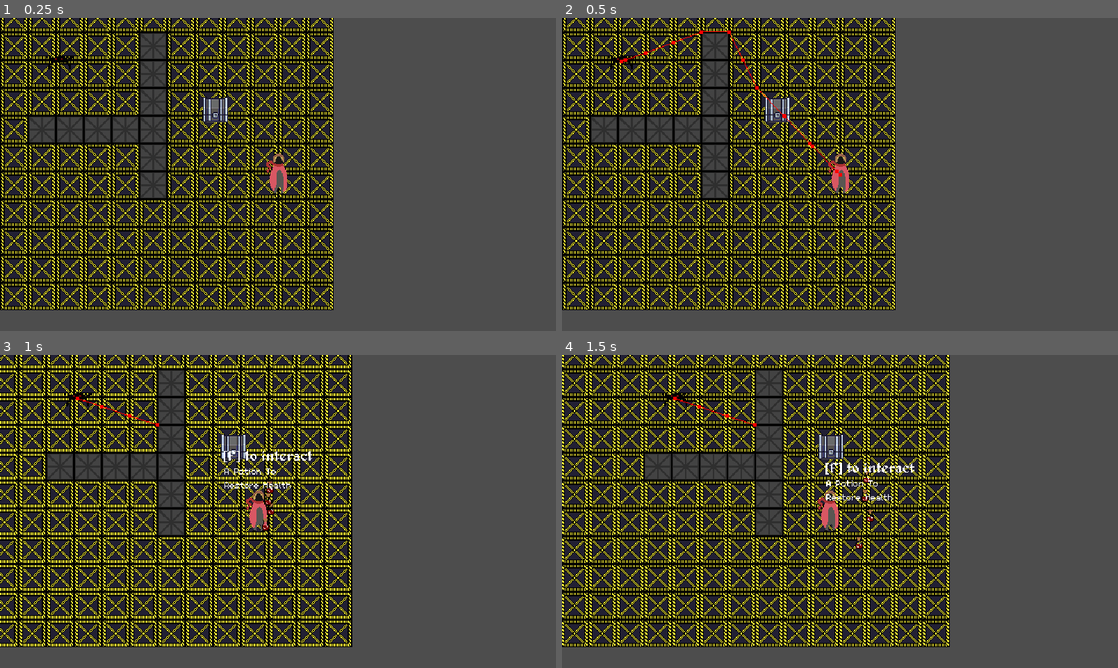
Above: before the commit, frames 1-4 (two rows, left to right).
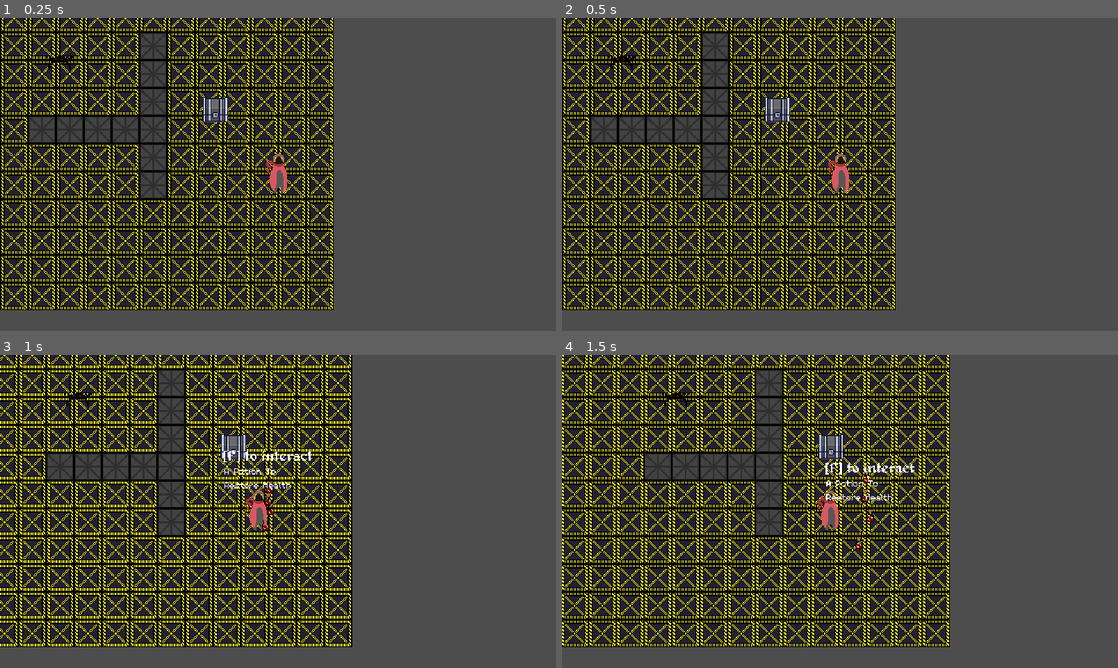
Above: after the commit, the same moments.

Repository: ArmanAmeri/9-Days-To-Live
Game: Godot game, scene res://Scenes/Main/scene_manager.tscn
Two runs of this game, one before a commit and one after it. Both use one fixed random seed, a clock stepped at 60 frames per second and the inputs below.
Inputs:
- Up to frame 1 (0.25 s): no input
- Up to frame 2 (0.5 s): no input
- Up to frame 3 (1 s): hold A (a) from 0.53 s (still down); tap Space (ui_select) at 0.77 s; tap D (d) at 0.8 s
- Up to frame 4 (1.5 s): release A (a) at 1.28 s; tap D (d) at 1.35 s

Frame 1 is identical in both runs. In frame 2, 0.2% of the frame differs, in the area x 10-51%, y 4-51%; in frame 3, less than 0.1%; in frame 4, less than 0.1%.

Commit message:
Pathfinding LOS (WORKS KINDA :))

Diff:
--- a/Scripts/Components/pathfinding_component.gd
+++ b/Scripts/Components/pathfinding_component.gd
@@ -5,38 +5,57 @@
 @onready var ray_cast: RayCast2D = $RayCast2D
 @onready var recalculation_timer: Timer = $RecalculationTimer
 
-var player_visible: bool = true
-var last_seen_position: Vector2
+var player_visible: bool = false
+var last_seen_position: Vector2 = Vector2.ZERO  # Last known player position
+var stopping_distance: float = 5.0  # Distance threshold to stop at the target
+var reached_last_position: bool = true  # Whether the enemy reached the last seen position
 
 signal move_input(direction: Vector2)
 
 func _ready() -> void:
 	recalculation_timer.start()
 
+func _physics_process(_delta: float) -> void:
+	# RayCast2D always looks at the player
+	ray_cast.look_at(player.global_position)
 
-func _physics_process(_delta: float) -> void:
-	ray_cast.look_at(player.global_position)
-	if nav_agent.is_navigation_finished():
+	# Check player visibility with RayCast2D
+	player_visible = is_player_visible()
+
+	# Stop moving if the enemy has reached the last known position
+	if nav_agent.is_navigation_finished() and is_at_target():
+		reached_last_position = true
 		return
-	var direction = to_local(nav_agent.get_next_path_position()).normalized()
+
+	# Handle movement if not at the target
+	if not reached_last_position:
+		var direction = to_local(nav_agent.get_next_path_position()).normalized()
+		move_input.emit(direction)
+	else: move_input.emit(Vector2(0, 0))
+
+# RayCast2D visibility logic
+func is_player_visible() -> bool:
 	if ray_cast.is_colliding():
-		if ray_cast.get_collider() is Player or ray_cast.get_collider() is HitboxComponent:
-			player_visible = true
-			last_seen_position = player.global_position
-			move_input.emit(direction)
-		else:
-			player_visible = false
+		var collider = ray_cast.get_collider()
+		return collider is Player or collider is HitboxComponent
+	return false
 
-
-
-func recalculate_path():
+# Recalculate path based on visibility
+func recalculate_path() -> void:
 	if player_visible and player:
-		# If the player is visible, set the target position to the player's current position
+		# If player is visible, set the target position to the player's current position
 		nav_agent.target_position = player.global_position
-	elif not player_visible:
-		# If the player is not visible, navigate to the last seen position
+		last_seen_position = player.global_position
+		reached_last_position = false
+	elif not player_visible and not reached_last_position:
+		# If player is not visible, navigate to the last known position
 		nav_agent.target_position = last_seen_position
 
-#Timer for performance
+# Timer for performance optimization
 func _on_recalculation_timer_timeout() -> void:
-	recalculate_path()
+	if not is_at_target():  # Only recalculate if not at the target
+		recalculate_path()
+
+# Check if the enemy has reached its destination
+func is_at_target() -> bool:
+	return global_position.distance_to(nav_agent.target_position) <= stopping_distance
